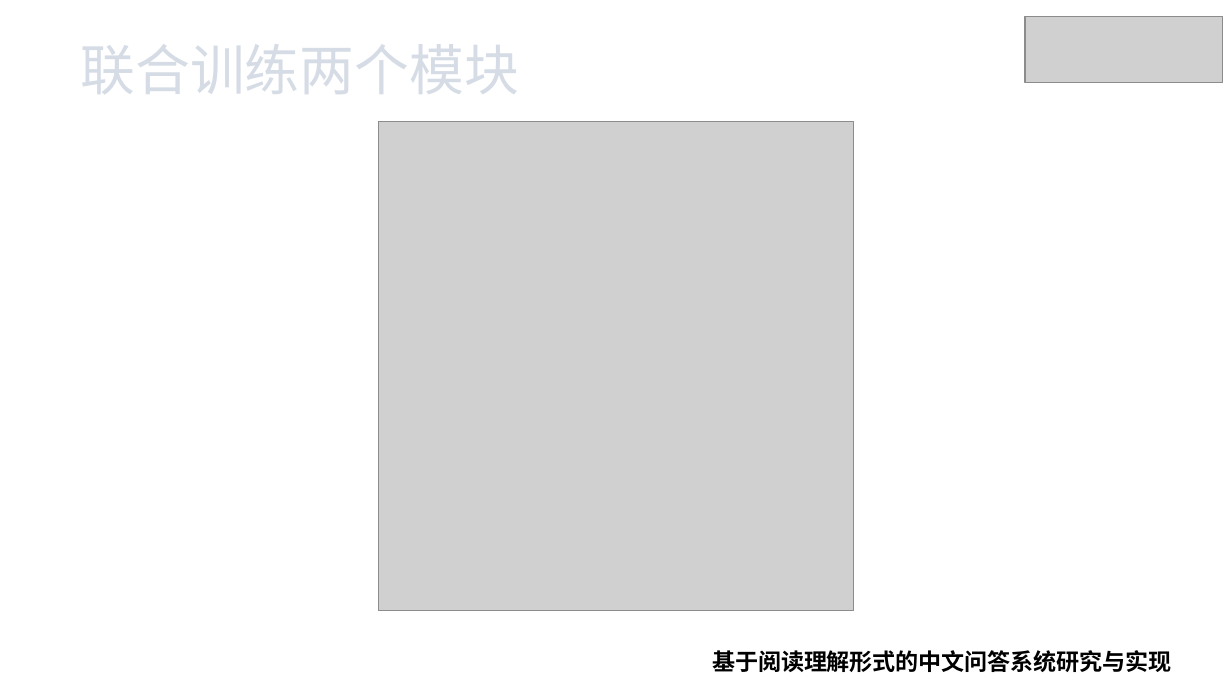
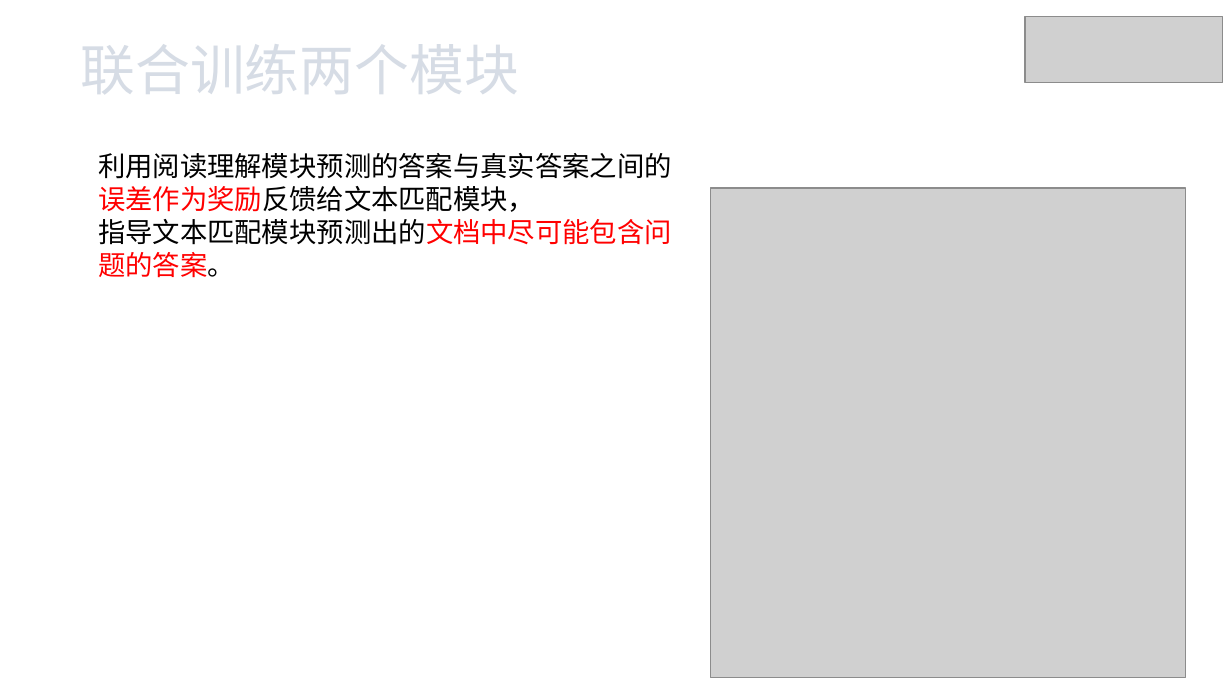
Before and after one commit to xhsun1997/ChineseMRC, a slide deck: slide 14 of 孙相会.pptx (slide 16 before the commit). Drawn at 1232x693 pixels with LibreOffice and Linux fonts; fonts in the diff are those of the drawing; grey boxes stand for pictures. Boxes give left, top, right and bottom in pixels: in the first picture for what was removed or moved away, otherwise in the second. Text is boxed around its words. In the diff, an @@ line names an element or a change of style, - is before the commit and + after.

```diff
--- a/孙相会.pptx
+++ b/孙相会.pptx
@@ text added at (98,153,672,278), 16 pt, text #000000 @@
+利用阅读理解模块预测的答案与真实答案之间的误差作为奖励反馈给文本匹配模块，
+指导文本匹配模块预测出的文档中尽可能包含问题的答案。
@@ picture: place and size @@
-picture at (378,121,854,611)
+picture at (711,188,1186,679)
@@ text removed at (712,650,1172,672) @@
-基于阅读理解形式的中文问答系统研究与实现
```
Also in this commit, not shown: 13 other slides changed, 7 slides added, 8 slides removed, 2 other files.
